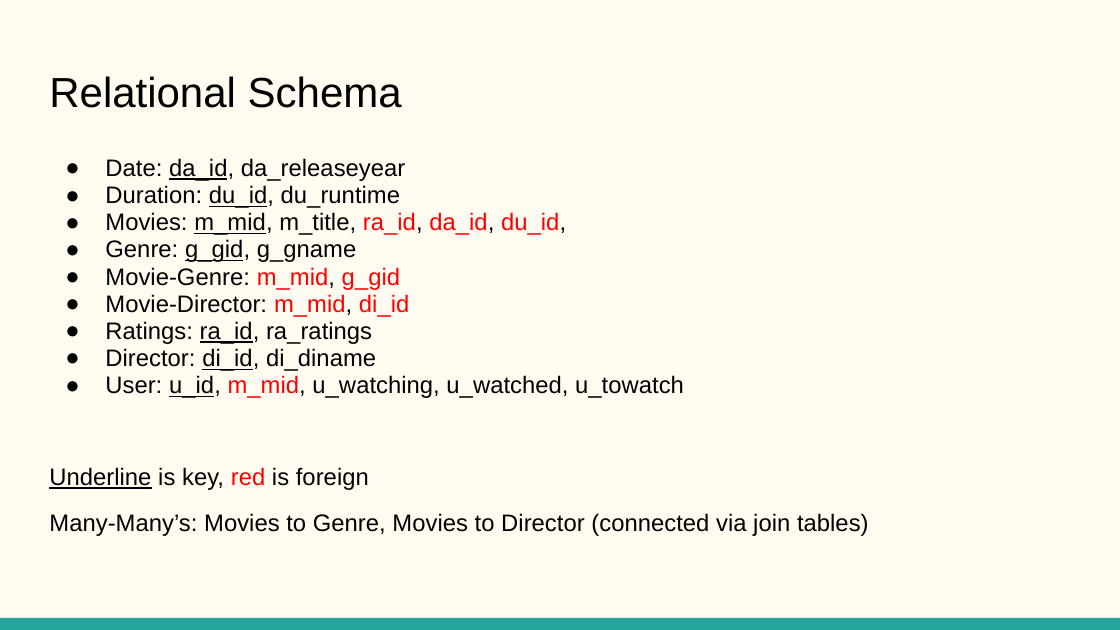
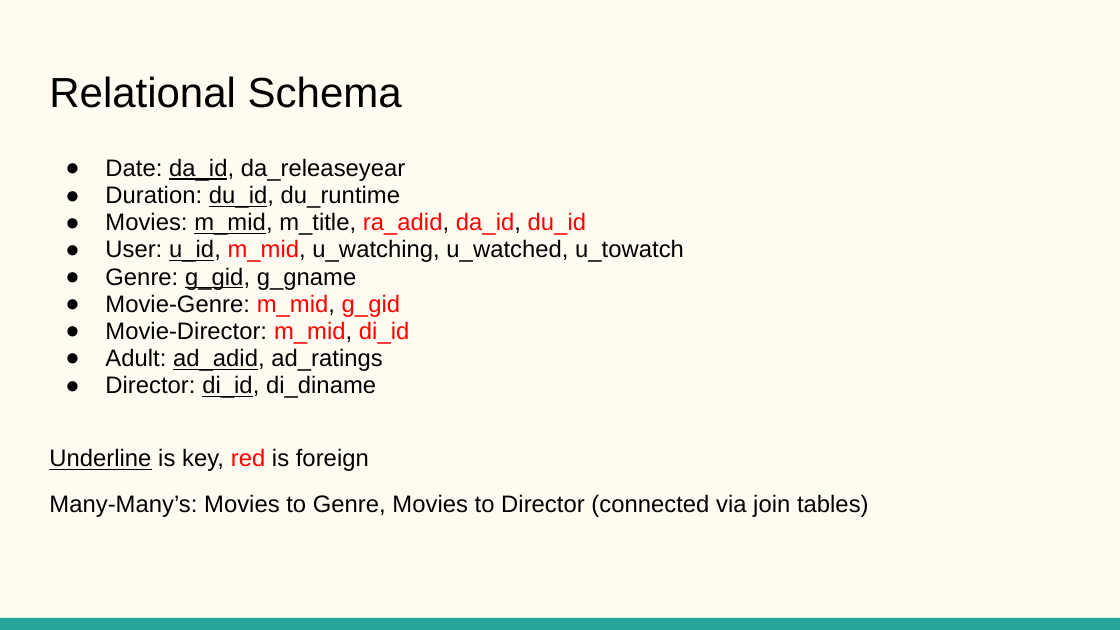
Before and after one commit to winstonlou/CSE111-Project, a slide deck: slide 5 of files&pdfs/CSE111_ProjectUpdated.pptx. Drawn at 1120x630 pixels with LibreOffice and Linux fonts; fonts in the diff are those of the drawing. Boxes give left, top, right and bottom in pixels: in the first picture for what was removed or moved away, otherwise in the second. Text is boxed around its words. In the diff, an @@ line names an element or a change of style, - is before the commit and + after.

```diff
--- a/files&pdfs/CSE111_ProjectUpdated.pptx
+++ b/files&pdfs/CSE111_ProjectUpdated.pptx
@@ text at (105, 212, 684, 262): text changed @@
-● Movies: m_mid, m_title, ra_id, da_id, du_id,
+● Movies: m_mid, m_title, ra_adid, da_id, du_id
+● User: u_id, m_mid, u_watching, u_watched, u_towatch
@@ text at (105, 348, 382, 371): text changed @@
-● Ratings: ra_id, ra_ratings
+● Adult: ad_adid, ad_ratings
@@ text at (105, 375, 684, 398): paragraph removed @@
-● User: u_id, m_mid, u_watching, u_watched, u_towatch
```
Also in this commit, not shown: 3 other slides changed, 1 slide added.
